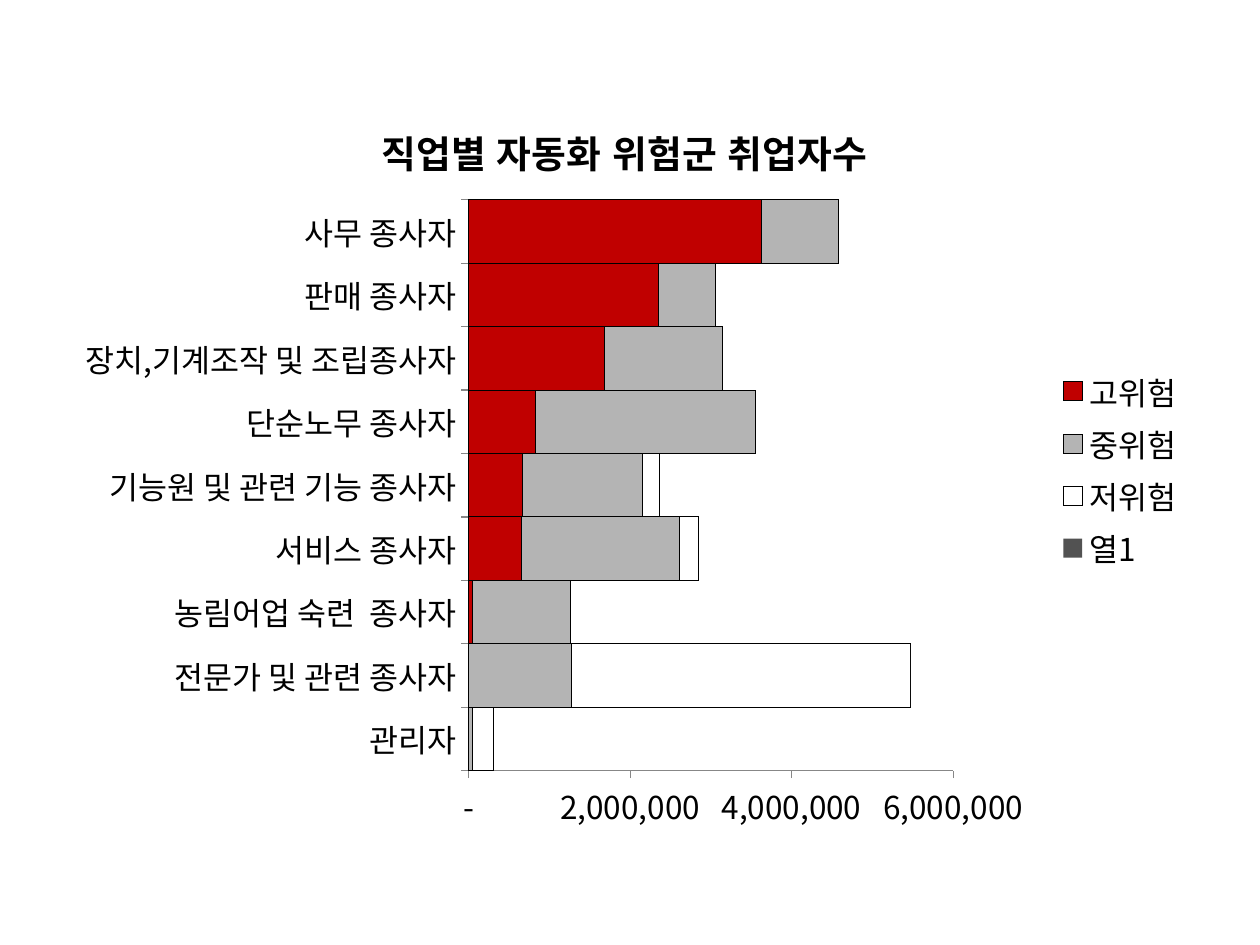
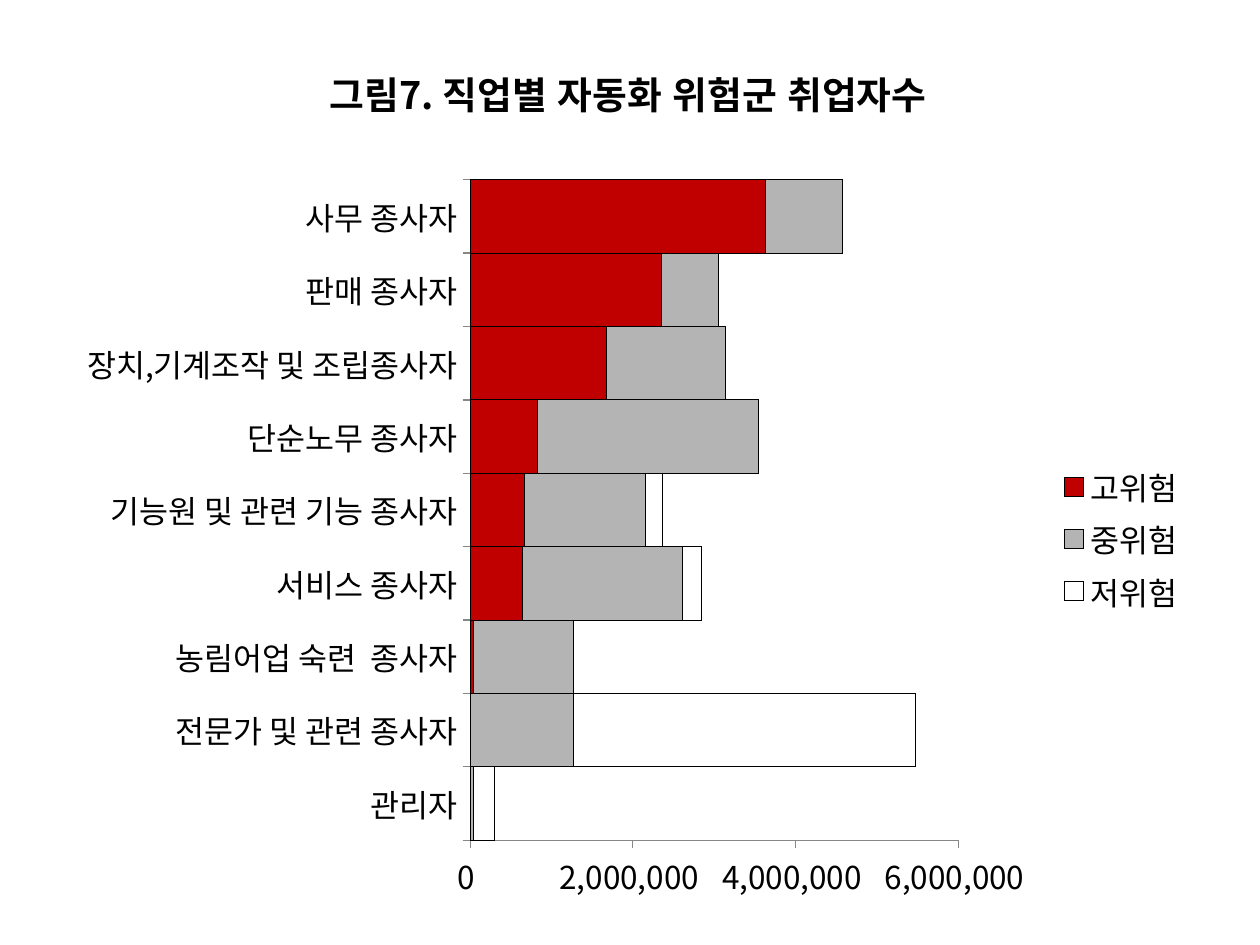
Before and after one commit to externalbrainlab/externalbrainlab.github.io, a slide deck: slide 7 of ppt/차트.pptx (slide 13 before the commit). Drawn at 1260x945 pixels with LibreOffice and Linux fonts; fonts in the diff are those of the drawing. Boxes give left, top, right and bottom in pixels: in the first picture for what was removed or moved away, otherwise in the second. Text is boxed around its words. In the diff, an @@ line names an element or a change of style, - is before the commit and + after.

```diff
--- a/ppt/차트.pptx
+++ b/ppt/차트.pptx
@@ text added at [330,77,926,113], 21.6 pt, text #000000, bold @@
+그림7. 직업별 자동화 위험군 취업자수
@@ bar stacked chart at [64,165,1198,914] @@
@@ title "직업별 자동화 위험군 취업자수 " removed @@
-열1: 0, 0, 0, 0, 0, 0, 0, 0, 0
@@ value axis changed @@
@@ bar stacked chart: place and size @@
-bar stacked chart at [63,96,1197,844]
+bar stacked chart at [64,165,1198,914]
```
Also in this commit, not shown: 9 other slides changed, 4 slides added, 9 other files.
